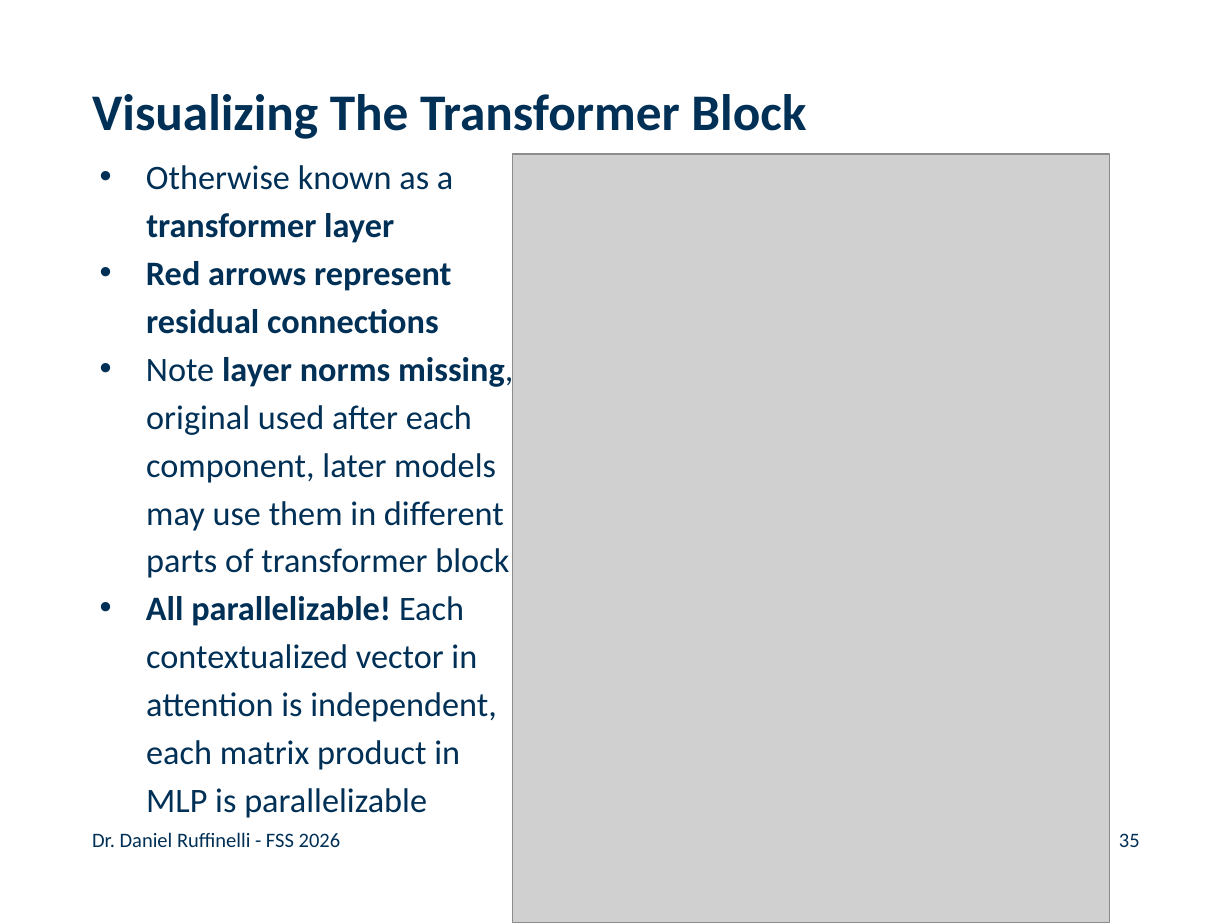
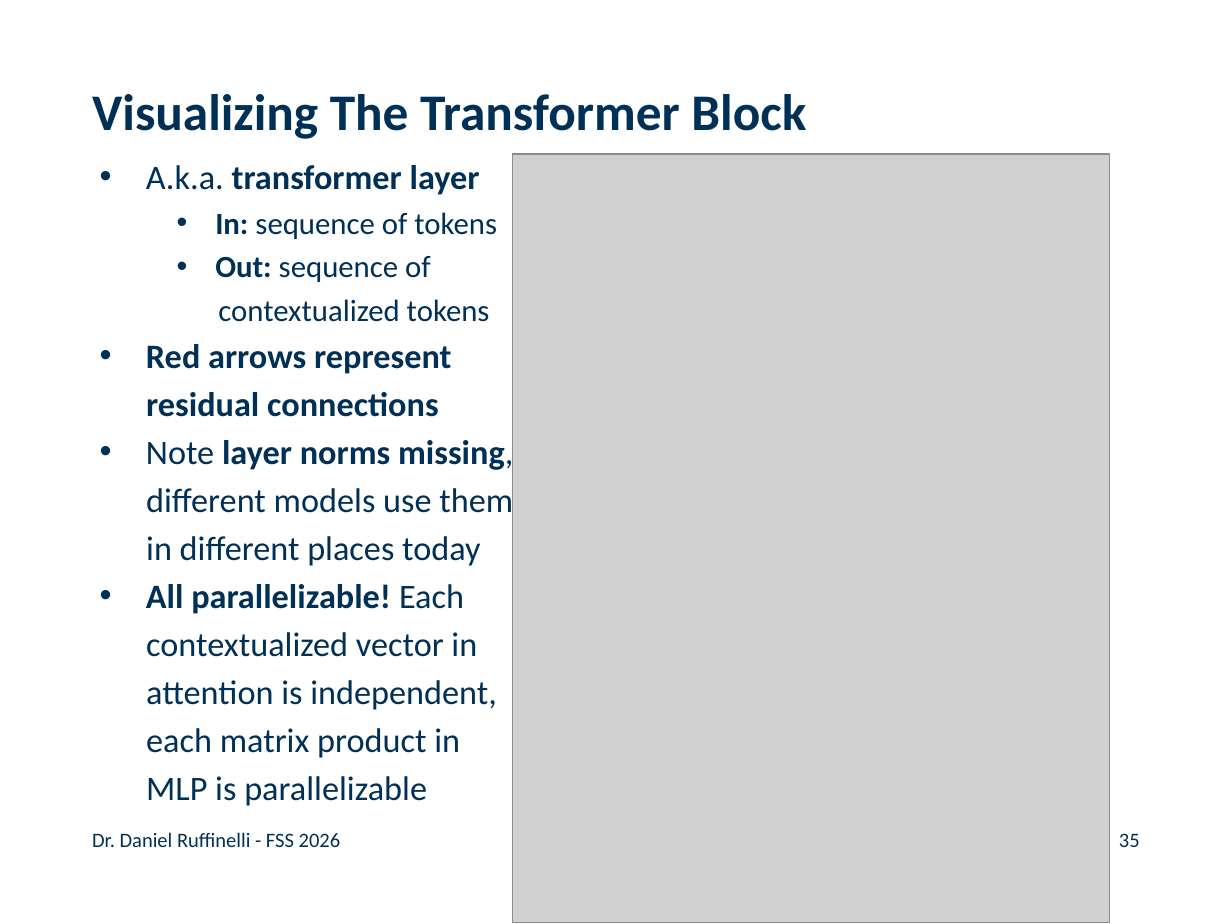
Before and after one commit to rufex2001/teaching_llms, a slide deck: slide 35 of lectures/04_transformers/04_transformers.pptx. Drawn at 1232x924 pixels with LibreOffice and Linux fonts; fonts in the diff are those of the drawing; grey boxes stand for pictures; background and template pictures are left out. Boxes give left, top, right and bottom in pixels: in the first picture for what was removed or moved away, otherwise in the second. Text is boxed around its words. In the diff, an @@ line names an element or a change of style, - is before the commit and + after.

Commit message:
polish transformers lecture

```diff
--- a/lectures/04_transformers/04_transformers.pptx
+++ b/lectures/04_transformers/04_transformers.pptx
@@ text at bbox=[146, 165, 497, 322]: text changed; size 20 to 18 pt @@
-• Otherwise known as a
-transformer layer
+• A.k.a. transformer layer
+  • In: sequence of tokens
+  • Out: sequence of
+  contextualized tokens
@@ text at bbox=[146, 484, 513, 566]: text changed @@
-original used after each
-component, later models
-may use them in different
-parts of transformer block
+different models use them
+in different places today
```
Also in this commit, not shown: 1 other file.
